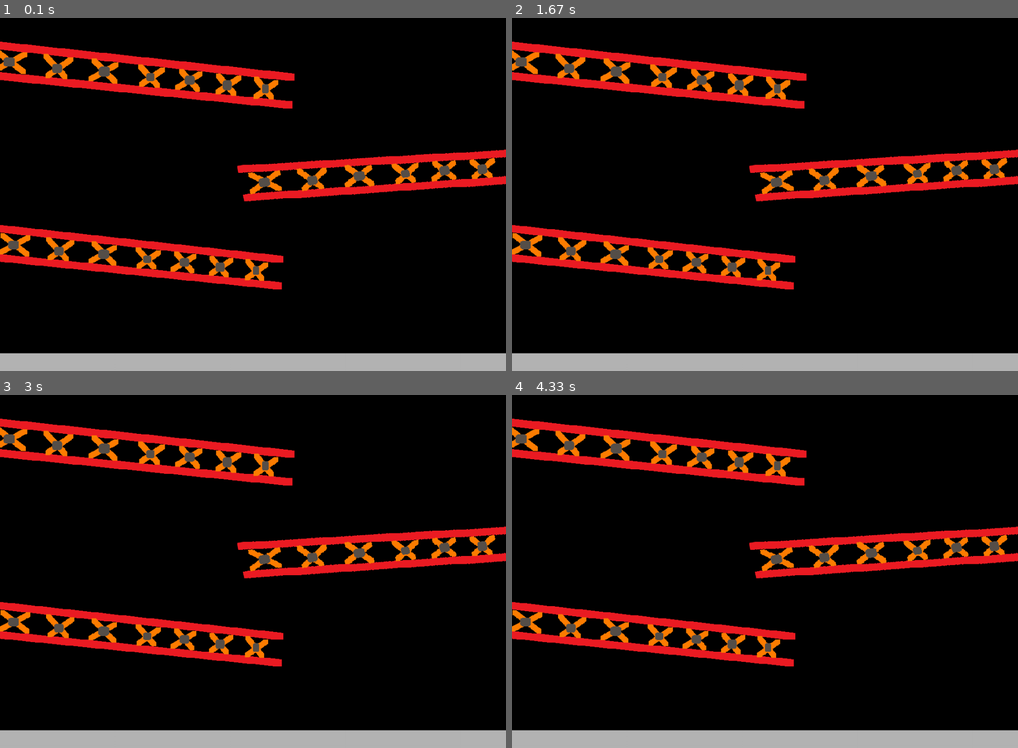
Above: before the commit, frames 1-4 (two rows, left to right).
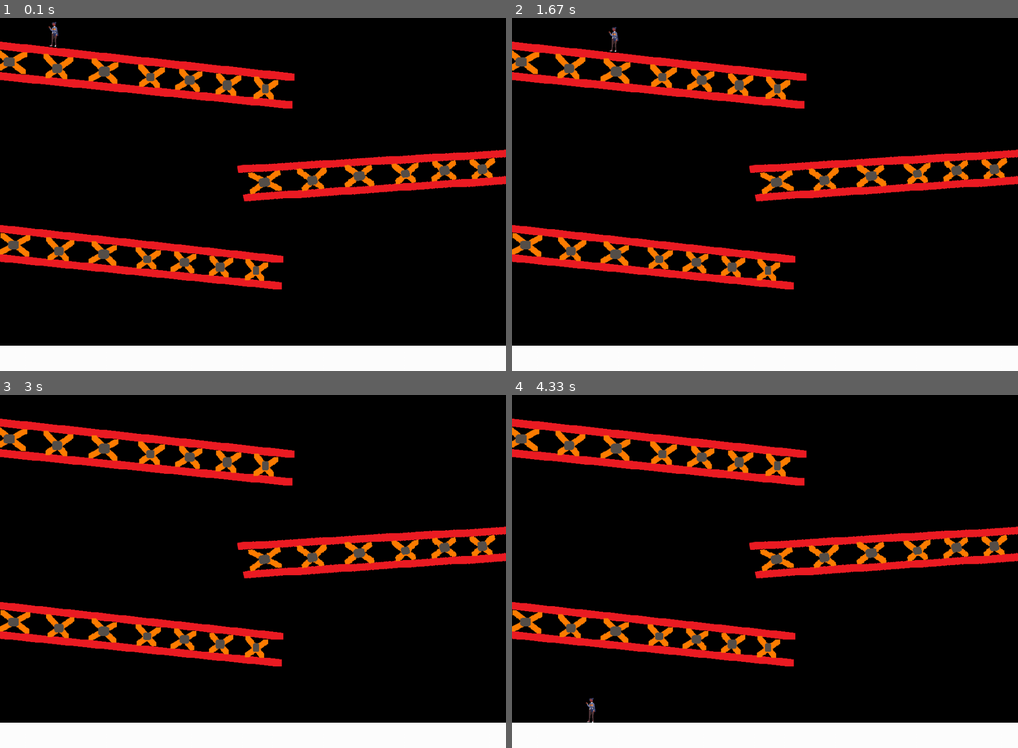
Above: after the commit, the same moments.

Repository: Moon-suny/projet_info_Becile
Game: pygame game, started from Jeu3/Jeu3.py
Two runs of this game, one before a commit and one after it. Both use one fixed random seed, a clock stepped at 60 frames per second and the inputs below.
Inputs:
- Up to frame 1 (0.1 s): no input
- Up to frame 2 (1.67 s): hold Right 0.33-0.8 s; hold Up 0.83-1.13 s; hold Right 1.17-1.63 s
- Up to frame 3 (3 s): hold Left 1.67-2.2 s; hold Down 2.23-2.53 s
- Up to frame 4 (4.33 s): hold Right 3.4-4.03 s

The runs differ from the first frame. In frame 1, 7.2% of the frame differs, in the area x 0-100%, y 1-100%; in frame 2, 7.2%, in the area x 0-100%, y 2-100%; in frame 3, 7.2%; in frame 4, 7.2%.

Commit message:
Modification de taille de sol Jeu3

Diff:
--- a/Jeu3/Jeu3.py
+++ b/Jeu3/Jeu3.py
@@ -1,31 +1,77 @@
 import pygame
 from pygame.locals import *
 
-#Initialisation de la bibliothèque Pygame
+# Initialisation de Pygame
 pygame.init()
 
 screen_width = 1000
-Screen_heigt = 800
+screen_height = 800
 
-screen = pygame.display.set_mode((screen_width, Screen_heigt))
-pygame.display.set_caption('')
+screen = pygame.display.set_mode((screen_width, screen_height))
+pygame.display.set_caption('Jeu')
 
+# Chargement des images
+barre_img = pygame.image.load('Jeu3/img/barre.png')
+Background_img = pygame.image.load('Jeu3/img/Backgrnd.png')
+roue_img = pygame.image.load('Jeu3/img/Roue.gif')
 
-#Chargement des image
-barre_img = pygame.image.load('img/barre.png')
-Background_img = pygame.image.load('img/Backgrnd.png')
+# Création du sol (blanc pour le masque, invisible pour l'affichage)
+sol_x, sol_y = 0, screen_height - 50  # Position en bas de l'écran
+sol_surface = pygame.Surface((1000, 50), pygame.SRCALPHA)
+sol_surface.fill((255, 255, 255))  # Blanc = partie solide pour le masque
+sol_mask = pygame.mask.from_surface(sol_surface)
 
+# Chargement du joueur
+player_img = pygame.image.load("Jeu3/img/10581090.png").convert_alpha()
+player_x, player_y = 100, 100  # Position initiale
+player_speed = 5  # Vitesse de déplacement
+player_img = pygame.transform.scale(player_img, (50, 50))
 
-#boucle de jeu
-while True:
+# Création des masques
+player_mask = pygame.mask.from_surface(player_img)
+barre_mask = pygame.mask.from_surface(barre_img)
 
-    screen.blit(Background_img, (0,0))
+# Boucle de jeu
+running = True
+while running:
+    screen.blit(Background_img, (0, 0))
     screen.blit(barre_img, (0, 0))
+    screen.blit(sol_surface, (sol_x, sol_y))  # Dessiner le sol en bas
 
     for event in pygame.event.get():
         if event.type == QUIT:
             pygame.quit()
             exit()
 
+    # Commande du joueur
+    keys = pygame.key.get_pressed()
+    if keys[pygame.K_LEFT]:
+        player_x -= player_speed
+    if keys[pygame.K_RIGHT]:
+        player_x += player_speed
+    if keys[pygame.K_UP]:
+        player_y -= player_speed
+    if keys[pygame.K_DOWN]:
+        player_y += player_speed
+
+    # Collision
+    offset_x = sol_x - player_x  # Décalage horizontal entre le sol et le joueur
+    offset_y = sol_y - player_y  # Décalage vertical entre le sol et le joueur
+
+    if barre_mask.overlap(player_mask, (player_x, player_y)) != None:
+        collision = True
+        if (player_x, player_y) < barre_mask.overlap(player_mask, (player_x, player_y)) :
+            player_x -= player_speed
+            player_y -= player_speed
+    elif player_mask.overlap(sol_mask, (offset_x, offset_y)):
+        collision = True
+        player_y -= player_speed
+    else:
+        collision = False
+        player_y += player_speed
+
+
+    # Afficher le joueur
+    screen.blit(player_img, (player_x, player_y))
 
     pygame.display.update()
Binary file added: Jeu3/img/10581090.png
